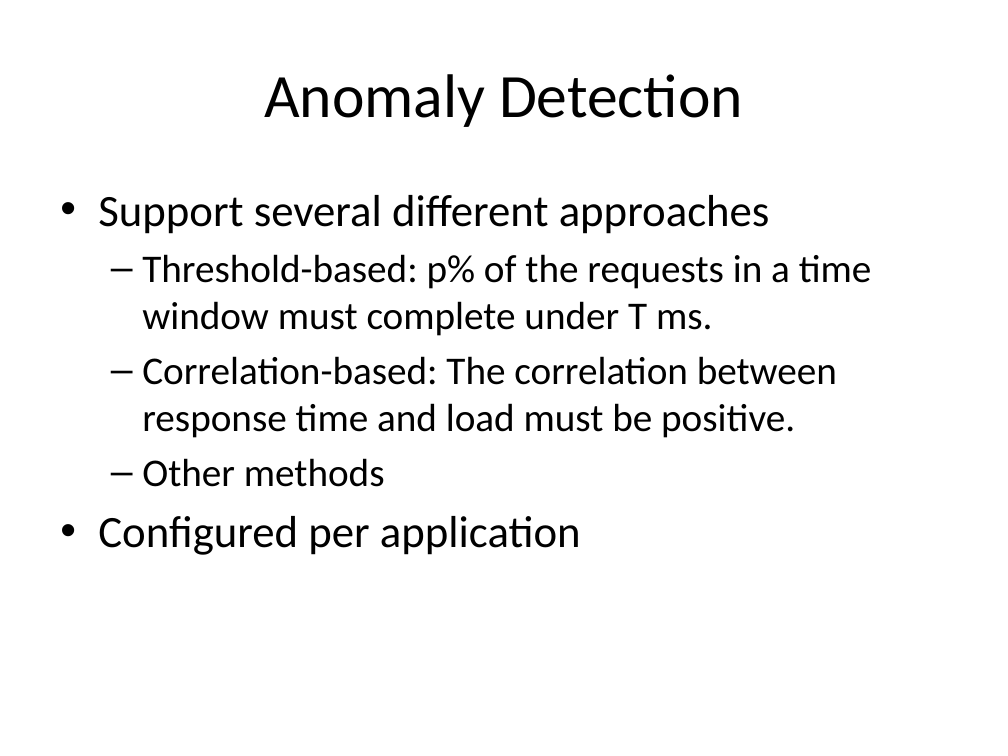
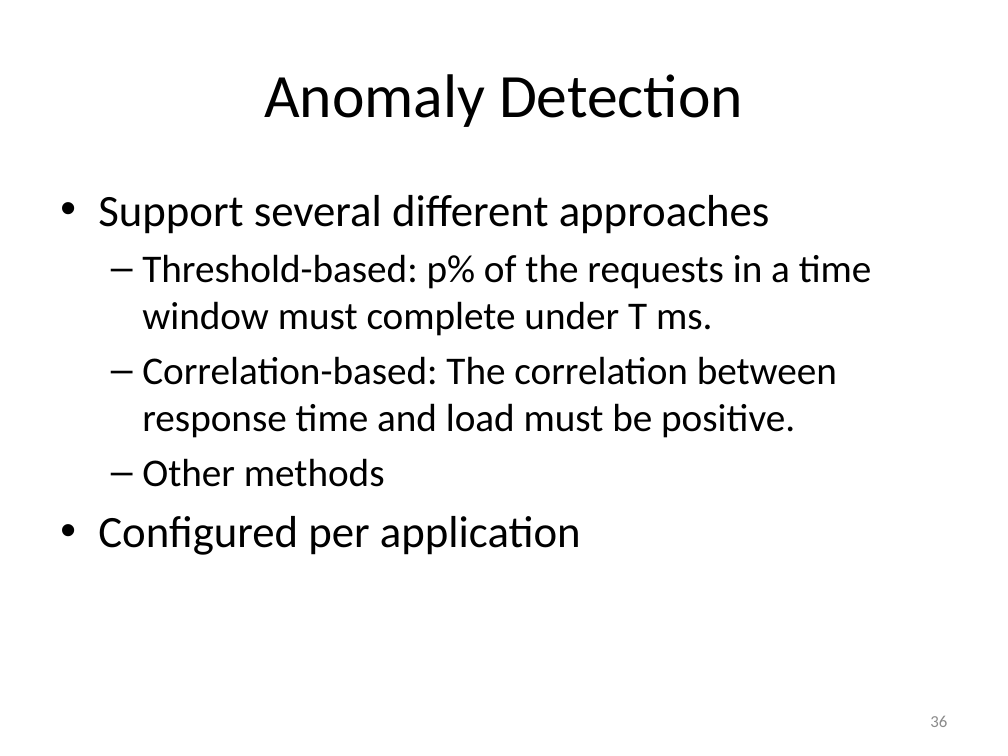
Before and after one commit to Dithn/eager-appscale, a slide deck: slide 36 of Eager/elk-experiment/appserver/system_design.pptx. Drawn at 1008x756 pixels with LibreOffice and Linux fonts; fonts in the diff are those of the drawing. Boxes give left, top, right and bottom in pixels: in the first picture for what was removed or moved away, otherwise in the second. Text is boxed around its words. In the diff, an @@ line names an element or a change of style, - is before the commit and + after.

```diff
--- a/Eager/elk-experiment/appserver/system_design.pptx
+++ b/Eager/elk-experiment/appserver/system_design.pptx
@@ page number added at [930,716,947,727], 12 pt, text #8C8C8C @@
+36
```
Also in this commit, not shown: 43 other slides changed.
